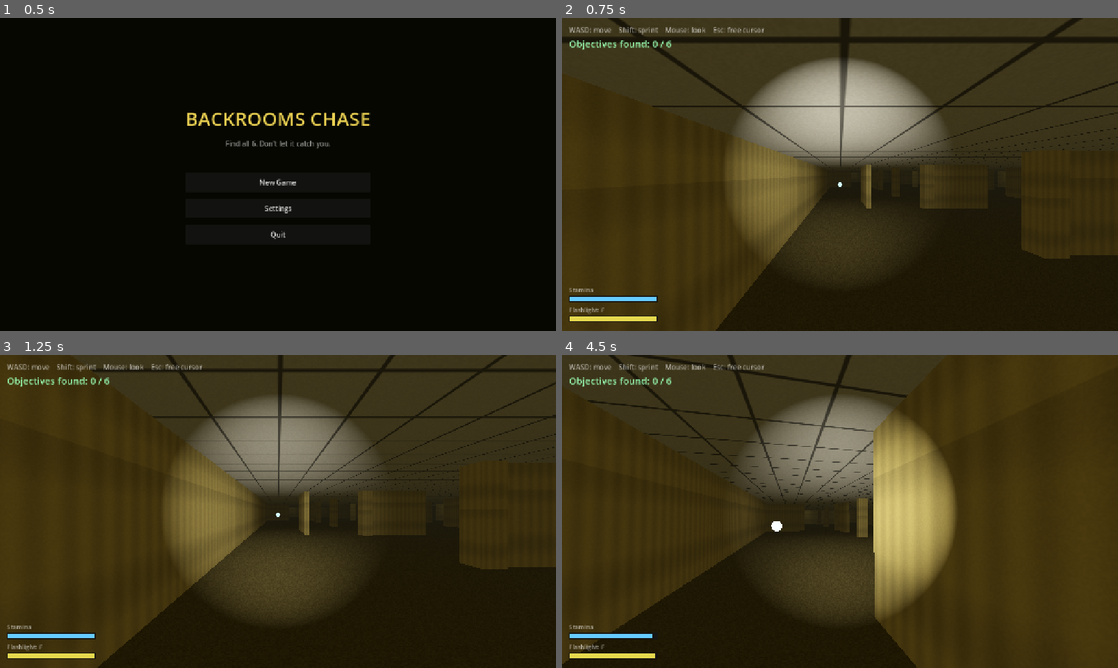
Above: before the commit, frames 1-4 (two rows, left to right).
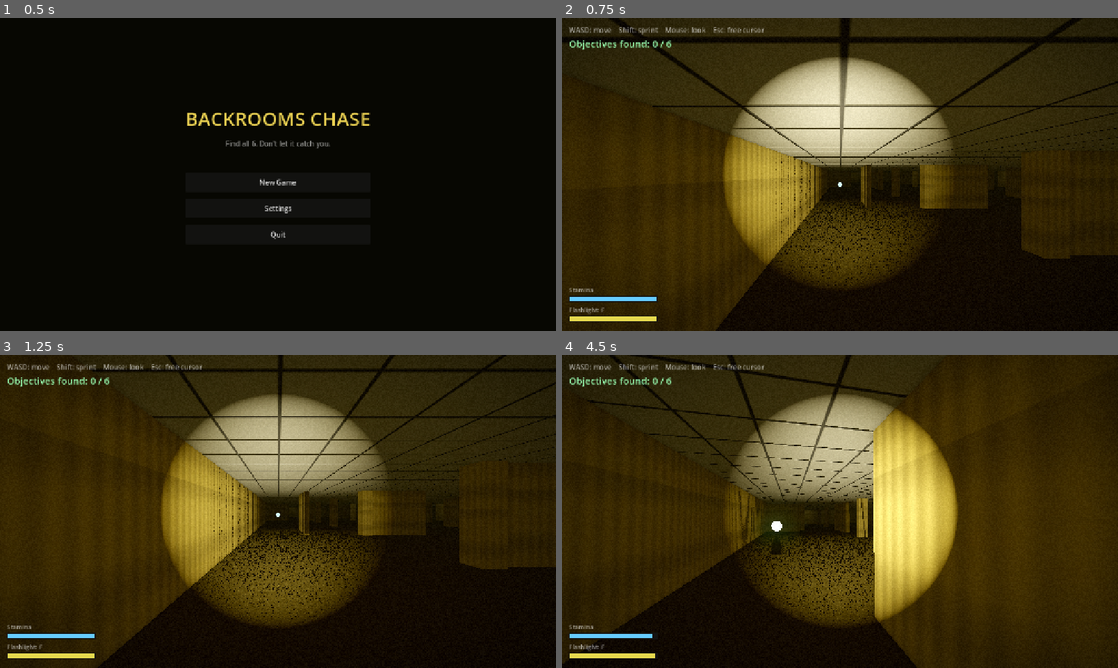
Above: after the commit, the same moments.

Repository: moorejasper060-oss/backrooms-chase
Game: Godot game, scene res://menu.tscn
Two runs of this game, one before a commit and one after it. Both use one fixed random seed, a clock stepped at 60 frames per second and the inputs below.
Inputs (mouse positions are in pixels of both pictures, inside the frame that each line leads up to):
- Up to frame 1 (0.5 s): no input
- Up to frame 2 (0.75 s): click "New Game" at 0.5 s
- Up to frame 3 (1.25 s): no input
- Up to frame 4 (4.5 s): tap Enter (ui_accept) at 1.25, 1.52, 2.27, 3.77 s; move the mouse to (867, 511) at 1.27 s; hold F (flashlight) 1.28-2.03 s; hold W (move_forward) from 1.28 s (still down); move the mouse to (812, 511) at 2.02 s; tap E (interact) at 2.1 s; move the mouse to (851, 505) at 2.77 s; hold Shift (sprint) 2.78-3.53 s; move the mouse to (834, 517) at 3.52 s; tap R at 3.6 s; move the mouse to (878, 514) at 4.27 s; hold F (flashlight) from 4.28 s (still down)

Frame 1 is identical in both runs. In frame 2, 18% of the frame differs, in the area x 0-100%, y 0-100%; in frame 3, 18%; in frame 4, 19%.

Commit message:
Realistic graphics pass
- Flashlight now casts real-time shadows (dramatic shapes from pillars/walls/
  the monster)
- Environment: SSAO contact shadows, bloom/glow on lights + the monster's
  eyes, more contrast/saturation
- Procedural normal maps on walls/carpet/ceiling so surfaces catch light with
  real depth
- Full-screen post-process: animated film grain + vignette (on a layer below
  the HUD so the interface stays crisp)

Co-Authored-By: Claude Opus 4.8 (1M context) <noreply@anthropic.com>

Diff:
--- a/player.tscn
+++ b/player.tscn
@@ -24,3 +24,5 @@
 spot_range = 22.0
 spot_angle = 30.0
 spot_angle_attenuation = 1.5
+shadow_enabled = true
+shadow_bias = 0.05
--- a/world.gd
+++ b/world.gd
@@ -32,6 +32,22 @@
 # Audio + cached player reference
 const AUDIO_SCRIPT := preload("res://audio.gd")
 const PAUSE_SCRIPT := preload("res://pause.gd")
+
+const POST_SHADER := "
+shader_type canvas_item;
+uniform sampler2D screen_tex : hint_screen_texture, filter_linear, repeat_disable;
+uniform float grain = 0.05;
+uniform float vignette = 0.5;
+void fragment() {
+	vec3 col = texture(screen_tex, SCREEN_UV).rgb;
+	vec2 d = SCREEN_UV - 0.5;
+	float vig = smoothstep(0.85, 0.25, length(d));
+	col *= mix(1.0 - vignette, 1.0, vig);
+	float n = fract(sin(dot(SCREEN_UV + fract(TIME), vec2(12.9898, 78.233))) * 43758.5453);
+	col += (n - 0.5) * grain;
+	COLOR = vec4(col, 1.0);
+}
+"
 var _audio: Node
 var _player: Node3D
 var _spot_cooldown := 0.0
@@ -75,6 +91,23 @@
 	var pause := PAUSE_SCRIPT.new()
 	pause.world = self
 	add_child(pause)
+	_add_post_processing()
+
+## Full-screen film grain + vignette. Placed on a layer below the HUD so the
+## interface stays crisp.
+func _add_post_processing() -> void:
+	var layer := CanvasLayer.new()
+	layer.layer = -1
+	add_child(layer)
+	var rect := ColorRect.new()
+	rect.set_anchors_and_offsets_preset(Control.PRESET_FULL_RECT)
+	rect.mouse_filter = Control.MOUSE_FILTER_IGNORE
+	var shader := Shader.new()
+	shader.code = POST_SHADER
+	var mat := ShaderMaterial.new()
+	mat.shader = shader
+	rect.material = mat
+	layer.add_child(rect)
 
 # --- Atmosphere -------------------------------------------------------------
 
@@ -90,6 +123,19 @@
 	env.fog_density = 0.045
 	env.tonemap_mode = Environment.TONE_MAPPER_FILMIC
 
+	# Realism: contact shadows (SSAO), bloom on bright lights/eyes, a touch
+	# more contrast and saturation.
+	env.ssao_enabled = true
+	env.ssao_radius = 2.0
+	env.ssao_intensity = 2.0
+	env.glow_enabled = true
+	env.glow_intensity = 0.6
+	env.glow_strength = 1.1
+	env.glow_bloom = 0.1
+	env.adjustment_enabled = true
+	env.adjustment_contrast = 1.08
+	env.adjustment_saturation = 1.1
+
 	var we := WorldEnvironment.new()
 	we.environment = env
 	add_child(we)
@@ -99,6 +145,9 @@
 	# box regardless of its size, and tiles seamlessly between adjacent walls.
 	_mat_wall = StandardMaterial3D.new()
 	_mat_wall.albedo_texture = _make_wallpaper_texture()
+	_mat_wall.normal_enabled = true
+	_mat_wall.normal_texture = _make_wall_normal()
+	_mat_wall.normal_scale = 0.6
 	_mat_wall.uv1_triplanar = true
 	_mat_wall.uv1_world_triplanar = true
 	_mat_wall.uv1_scale = Vector3(0.45, 0.45, 0.45)
@@ -106,6 +155,9 @@
 
 	_mat_floor = StandardMaterial3D.new()
 	_mat_floor.albedo_texture = _make_carpet_texture()
+	_mat_floor.normal_enabled = true
+	_mat_floor.normal_texture = _make_carpet_normal()
+	_mat_floor.normal_scale = 0.8
 	_mat_floor.uv1_triplanar = true
 	_mat_floor.uv1_world_triplanar = true
 	_mat_floor.uv1_scale = Vector3(0.6, 0.6, 0.6)
@@ -113,6 +165,9 @@
 
 	_mat_ceiling = StandardMaterial3D.new()
 	_mat_ceiling.albedo_texture = _make_ceiling_texture()
+	_mat_ceiling.normal_enabled = true
+	_mat_ceiling.normal_texture = _make_ceiling_normal()
+	_mat_ceiling.normal_scale = 0.7
 	_mat_ceiling.uv1_triplanar = true
 	_mat_ceiling.uv1_world_triplanar = true
 	_mat_ceiling.uv1_scale = Vector3(0.5, 0.5, 0.5)
@@ -168,6 +223,47 @@
 				var n := (randf() - 0.5) * 0.05
 				img.set_pixel(x, y, Color(base.r + n, base.g + n, base.b + n))
 	return ImageTexture.create_from_image(img)
+
+## Builds a tangent-space normal map from a height field (wrapping at edges).
+func _normal_from_heights(h: PackedFloat32Array, size: int, strength: float) -> ImageTexture:
+	var img := Image.create_empty(size, size, false, Image.FORMAT_RGB8)
+	for y in size:
+		for x in size:
+			var hl := h[y * size + (x - 1 + size) % size]
+			var hr := h[y * size + (x + 1) % size]
+			var hu := h[((y - 1 + size) % size) * size + x]
+			var hd := h[((y + 1) % size) * size + x]
+			var n := Vector3((hl - hr) * strength, (hu - hd) * strength, 1.0).normalized()
+			img.set_pixel(x, y, Color(n.x * 0.5 + 0.5, n.y * 0.5 + 0.5, n.z * 0.5 + 0.5))
+	return ImageTexture.create_from_image(img)
+
+func _make_wall_normal() -> ImageTexture:
+	var s := 256
+	var h := PackedFloat32Array()
+	h.resize(s * s)
+	for y in s:
+		for x in s:
+			h[y * s + x] = sin(float(x) / float(s) * TAU * 8.0) * 0.5 + randf() * 0.12
+	return _normal_from_heights(h, s, 2.0)
+
+func _make_carpet_normal() -> ImageTexture:
+	var s := 128
+	var h := PackedFloat32Array()
+	h.resize(s * s)
+	for y in s:
+		for x in s:
+			h[y * s + x] = randf()
+	return _normal_from_heights(h, s, 1.6)
+
+func _make_ceiling_normal() -> ImageTexture:
+	var s := 128
+	var half := s / 2
+	var h := PackedFloat32Array()
+	h.resize(s * s)
+	for y in s:
+		for x in s:
+			h[y * s + x] = -1.0 if ((x % half) < 3 or (y % half) < 3) else 0.0  # recessed seams
+	return _normal_from_heights(h, s, 1.5)
 
 ## Drop the player into the start cell, facing down an open corridor so the
 ## first thing they see is depth, not a wall in their face.
